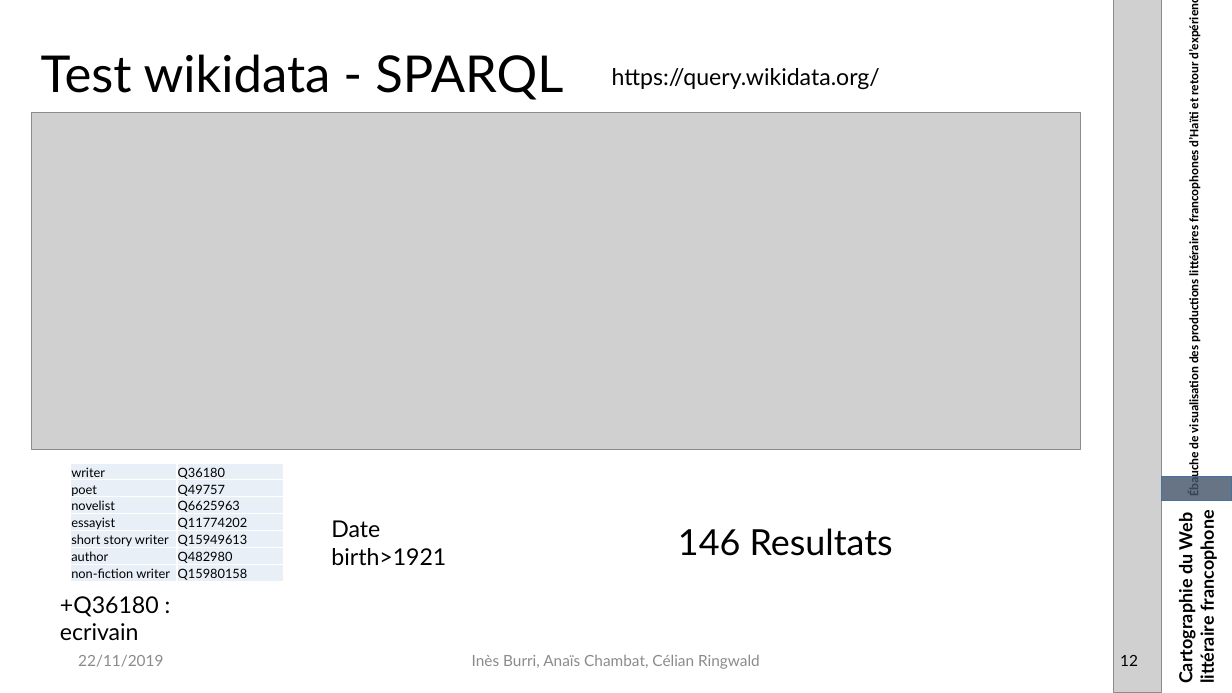
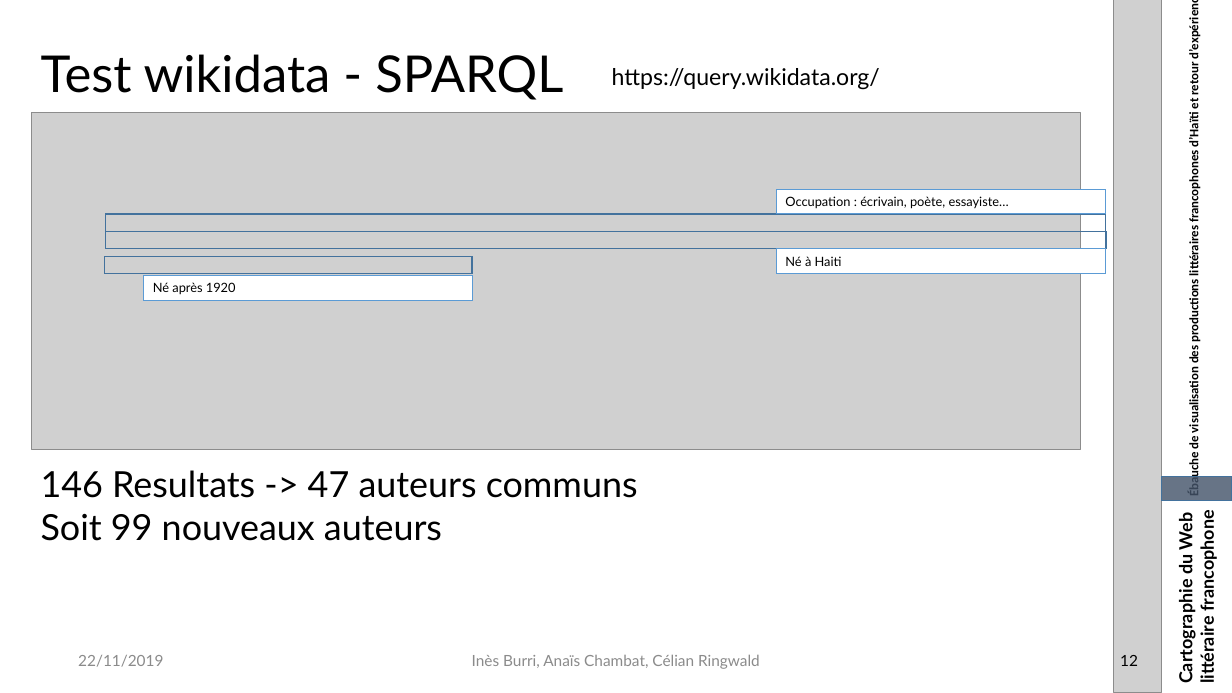
Before and after one commit to datalogism/lifranum-carto, a slide deck: slide 12 of livrables/CartoWeb_Openrefine.pptx. Drawn at 1232x693 pixels with LibreOffice and Linux fonts; fonts in the diff are those of the drawing; grey boxes stand for pictures. Boxes give left, top, right and bottom in pixels: in the first picture for what was removed or moved away, otherwise in the second. Text is boxed around its words. In the diff, an @@ line names an element or a change of style, - is before the commit and + after.

```diff
--- a/livrables/CartoWeb_Openrefine.pptx
+++ b/livrables/CartoWeb_Openrefine.pptx
@@ rectangle added at <box>776,189,1105,214</box>, fill #FFFFFF, outline #5B9BD5 0.75 pt, 10 pt, text #000000 @@
+Occupation : écrivain, poète, essayiste…
@@ rectangle added at <box>105,214,1105,232</box>, outline #43739E 1 pt @@
@@ rectangle added at <box>105,231,1105,249</box>, outline #43739E 1 pt @@
@@ rectangle added at <box>104,257,472,274</box>, outline #43739E 1 pt @@
@@ rectangle added at <box>776,249,1105,274</box>, fill #FFFFFF, outline #5B9BD5 0.75 pt, 10 pt, text #000000 @@
+Né à Haiti
@@ rectangle added at <box>144,275,473,300</box>, fill #FFFFFF, outline #5B9BD5 0.75 pt, 10 pt, text #000000 @@
+Né après 1920
@@ text at <box>41,470,638,541</box>: text changed @@
-146 Resultats
+146 Resultats -> 47 auteurs communs
+Soit 99 nouveaux auteurs
@@ table removed at <box>70,463,283,584</box>, 7 rows, 2 columns @@
-writer | Q36180
-poet | Q49757
-novelist | Q6625963
-essayist | Q11774202
-short story writer | Q15949613
-author | Q482980
-non-fiction writer | Q15980158
@@ text removed at <box>331,520,446,565</box> @@
-Date birth>1921
@@ text removed at <box>60,596,159,640</box> @@
-+Q36180 : ecrivain
```
Also in this commit, not shown: 1 other slide changed, 2 other files.
